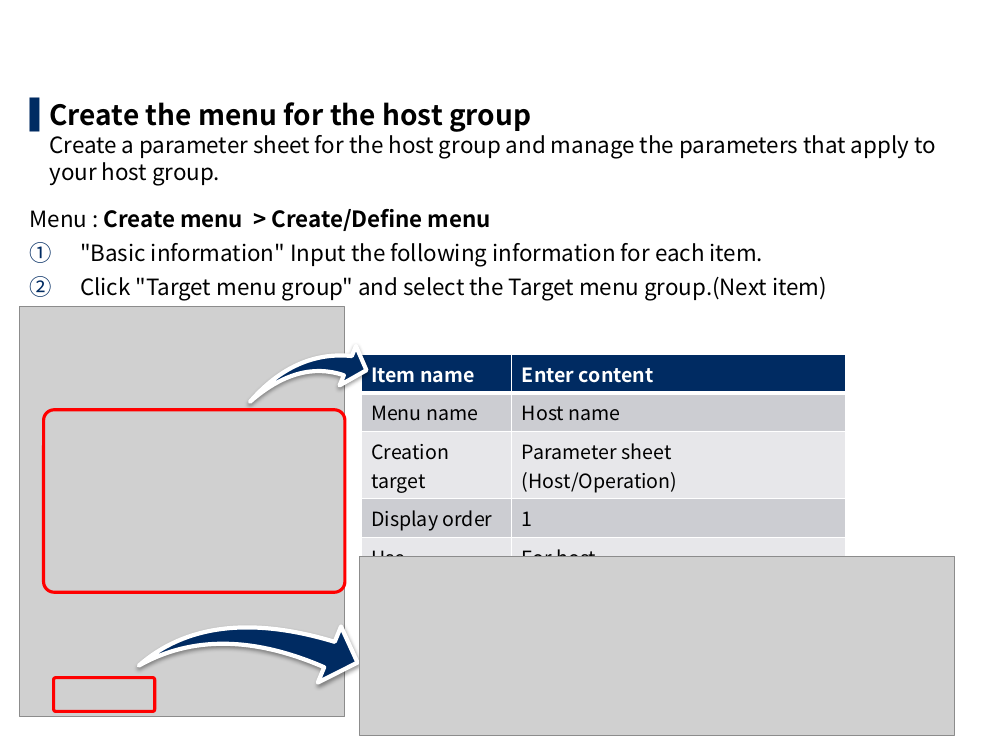
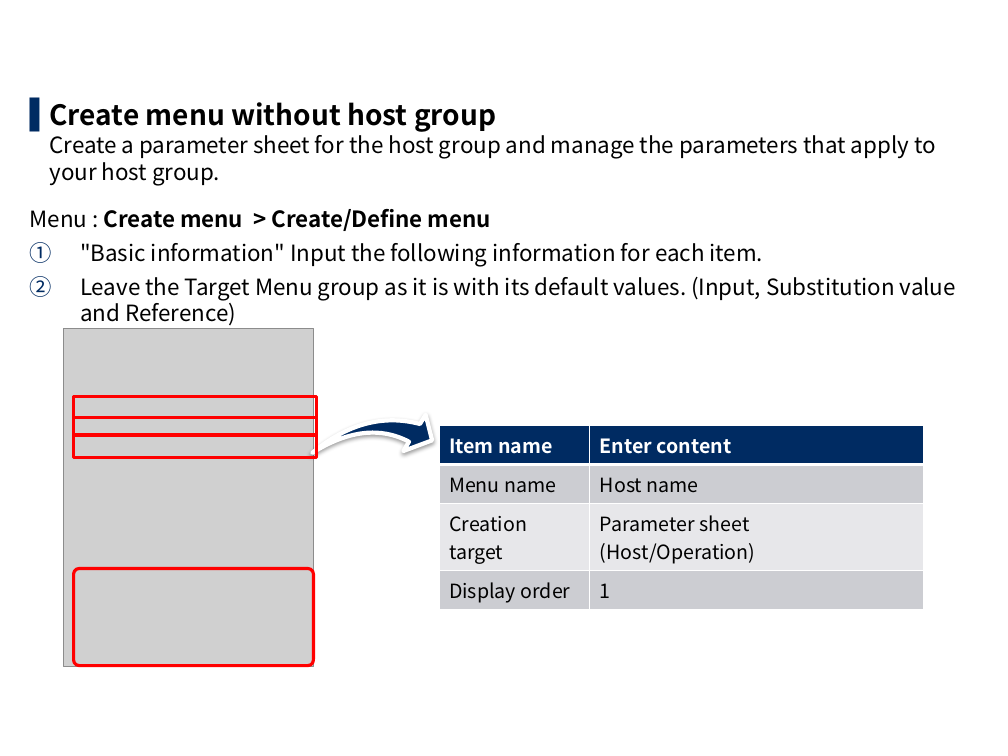
Before and after one commit to exastro-suite/it-automation-docs, a slide deck: slide 24 of asset/Learn/ITA-hg-ps_practice_en.pptx (slide 26 before the commit). Drawn at 1008x756 pixels with LibreOffice and Linux fonts; fonts in the diff are those of the drawing; grey boxes stand for pictures; background and template pictures are left out. Boxes give left, top, right and bottom in pixels: in the first picture for what was removed or moved away, otherwise in the second. Text is boxed around its words. In the diff, an @@ line names an element or a change of style, - is before the commit and + after.

```diff
--- a/asset/Learn/ITA-hg-ps_practice_en.pptx
+++ b/asset/Learn/ITA-hg-ps_practice_en.pptx
@@ text at box(50, 102, 936, 185): text changed @@
-▌ Create the menu for the host group
-  Create a parameter sheet for the host group and manage the parameters that apply to your host group.
+▌ Create menu without host group
+  Create a parameter sheet for the host group and manage the parameters that apply to your host group.
@@ text at box(80, 277, 956, 325): text changed @@
-2. Click "Target menu group" and select the Target menu group.(Next item)
+2. Leave the Target Menu group as it is with its default values. (Input, Substitution value and Reference)
@@ picture: place and size @@
-picture at box(19, 306, 345, 717)
+picture at box(64, 329, 313, 667)
@@ swoosh arrow at box(312, 374, 442, 506): rotation 28 to 38 degrees @@
@@ rounded rectangle removed at box(43, 409, 345, 592) @@
@@ rectangle added at box(74, 396, 317, 417), outline #FF0000 2.25 pt @@
@@ rectangle added at box(74, 417, 317, 435), outline #FF0000 2.25 pt @@
@@ rectangle added at box(74, 434, 317, 458), outline #FF0000 2.25 pt @@
@@ table at box(439, 425, 924, 607) @@
-row 5: Use | For host
@@ table: place and size @@
-table at box(361, 354, 846, 561)
+table at box(439, 425, 924, 607)
@@ rounded rectangle: place and size @@
-rounded rectangle at box(53, 677, 154, 711)
+rounded rectangle at box(74, 569, 313, 665)
@@ swoosh arrow removed at box(139, 550, 369, 756) @@
@@ picture removed at box(359, 556, 955, 736) @@
@@ page number at box(917, 728, 993, 752): text changed @@
-26
+24
```
Also in this commit, not shown: 29 other slides changed, 2 slides added, 3 slides removed, 5 other files.
